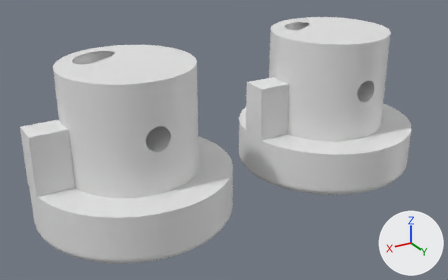
Renders of the Blender file rabbit ears corkscrew bushing.blend from each side of a commit.
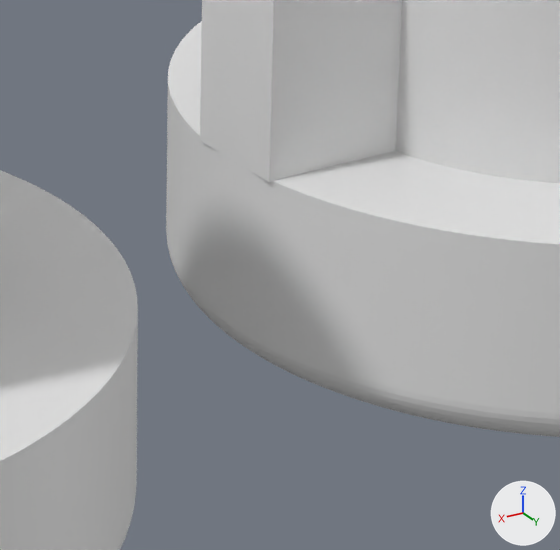
The first picture shows the older version from a 50 mm lens placed at (46.5, 54.1, 32.7), pointed at (14.0, -0.2, 5.5). The close-ups show both versions on the part from 45% to 72% of the width and 37% to 78% of the height of that picture. The lights are fixed; the arrows at lower right show +X, +Y and +Z. Text is drawn in Blender's own font.
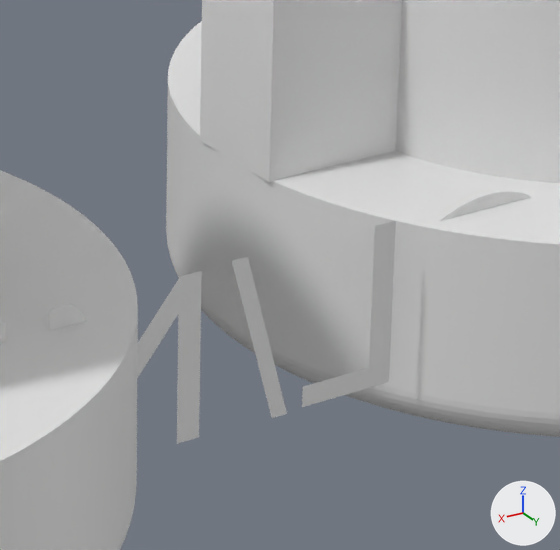
Location of each change, (x1, y1, x2, y2) in pixels of the close-ups (560 x 550 px):
'Text', added
    after: (0, 192, 531, 444)

What the commit changed:
Text 'Text' (txt_text) is new.
Its body is 'GOO.GL/Mbrv2y'.
Its space character is 1.1.
Object 'Text' (ob_text) is new; it shows txt_text.
Its location is (-12.58, 5.39, 1.46).
Its rotation in degrees is (90, 0, 0).
Its scale is (6.0, 6.0, 1.0).
